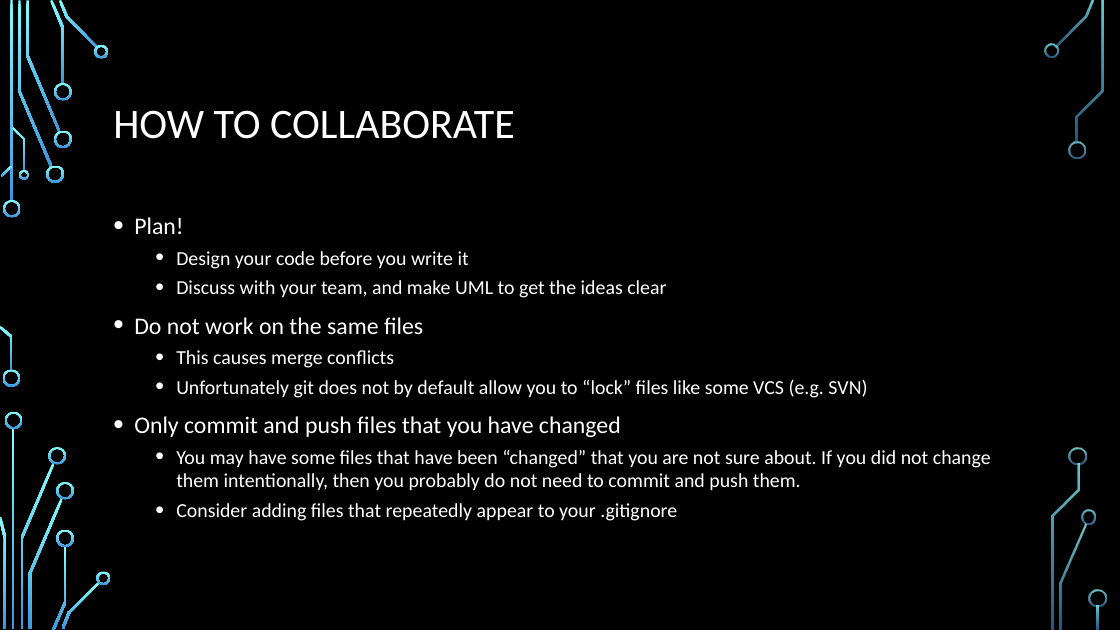
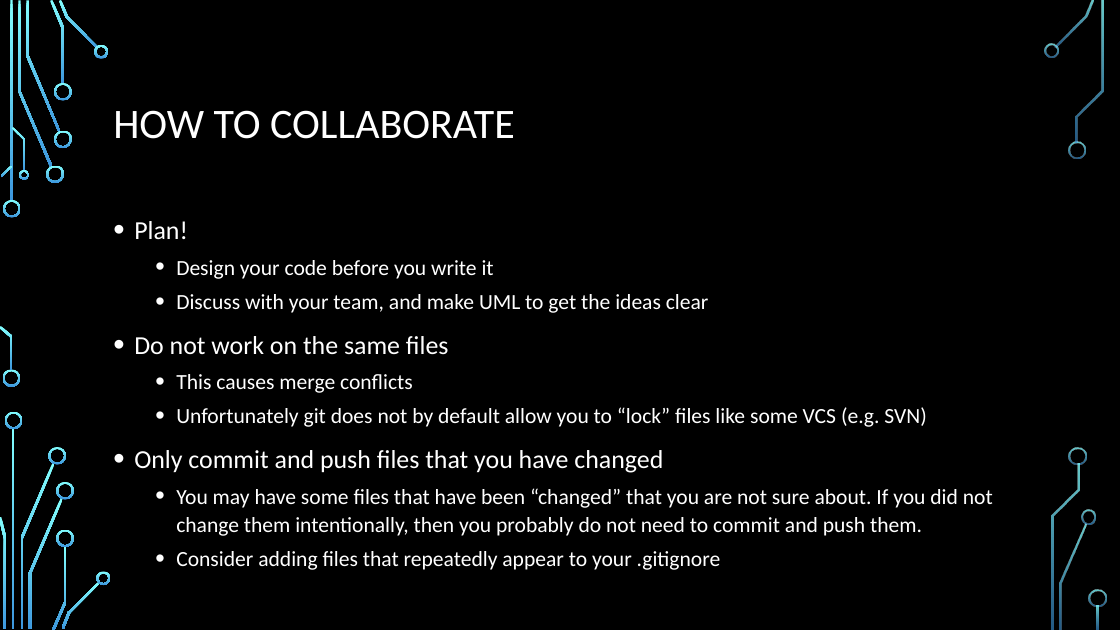
Before and after one commit to EoinRaff/Java_Demo, a slide deck: slide 7 of Github Workflow.pptx. Drawn at 1120x630 pixels with LibreOffice and Linux fonts; fonts in the diff are those of the drawing; background and template pictures are left out. Boxes give left, top, right and bottom in pixels: in the first picture for what was removed or moved away, otherwise in the second. Text is boxed around its words. In the diff, an @@ line names an element or a change of style, - is before the commit and + after.

```diff
--- a/Github Workflow.pptx
+++ b/Github Workflow.pptx
@@ text "Plan!" at (134,221,993,570): size 20.4 to 22.2 pt in "Plan!", "Do not work on the same files", "Only commit and push files that you ..."; size 17 to 18.5 pt in "Design your code before you write it", "Discuss with your team, and make UML ...", "This causes merge conflicts", "Unfortunately git does not by default allow ..." and 2 more places; line spacing 1 to 1.1 @@
```
Also in this commit, not shown: 1 slide added.
